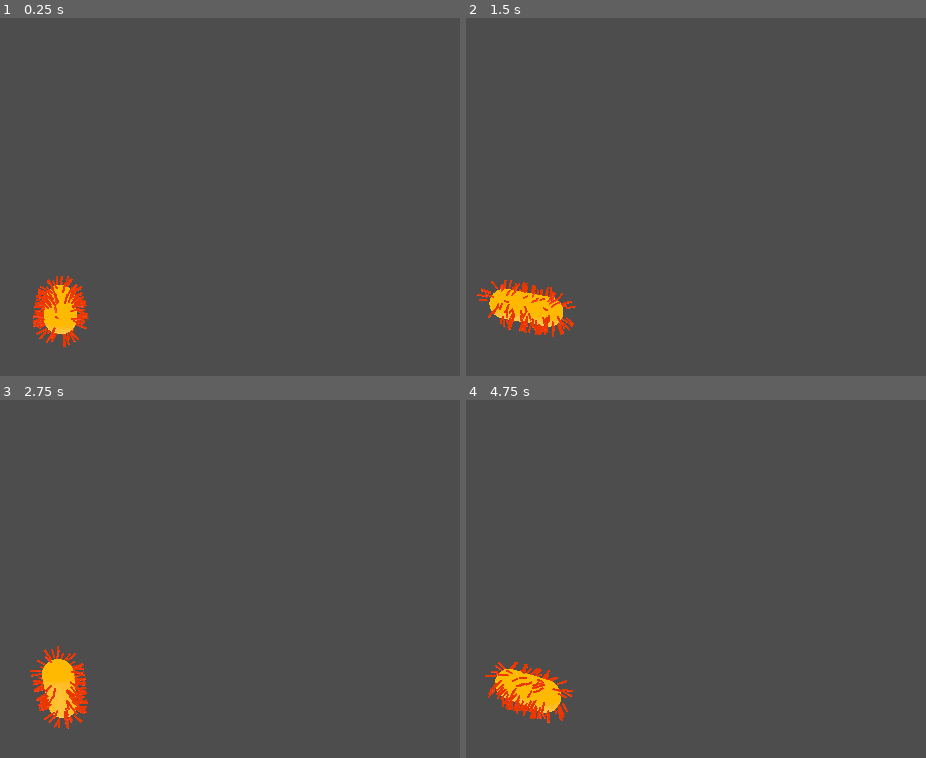
Above: before the commit, frames 1-4 (two rows, left to right).
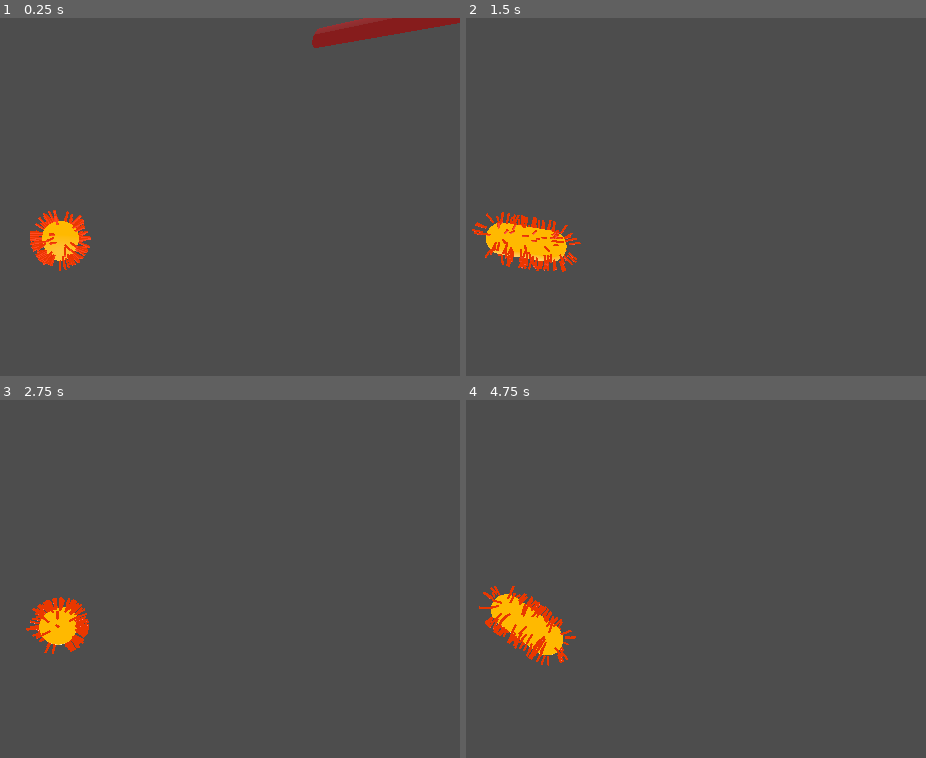
Above: after the commit, the same moments.

Repository: NR5P/bio-mission
Game: Godot game, scene res://main.tscn
Two runs of this game, one before a commit and one after it. Both use one fixed random seed, a clock stepped at 60 frames per second and the inputs below.
Inputs:
- Up to frame 1 (0.25 s): no input
- Up to frame 2 (1.5 s): hold D 0.53-1.28 s; hold U 0.53-1.28 s; tap Space at 0.77 s; tap O at 0.8, 1.35 s; hold Down from 1.28 s (still down)
- Up to frame 3 (2.75 s): tap Space at 1.52 s; tap U at 1.55 s; release Down at 2.03 s; hold D from 2.03 s (still down); hold U from 2.03 s (still down); tap O at 2.3 s
- Up to frame 4 (4.75 s): release D at 2.78 s; release U at 2.78 s; hold Up 2.78-3.53 s; tap O at 2.85, 3.8 s; tap Space at 3.02, 3.77, 4.52 s; tap U at 3.05, 4.55 s; hold Shift 3.53-4.28 s; hold A from 3.53 s (still down); tap J at 4.35 s

The runs differ from the first frame. In frame 1, 4.3% of the frame differs, in the area x 6-100%, y 0-92%; in frame 2, 3.9%; in frame 3, 2.9%; in frame 4, 3.8%.

Commit message:
allow camera to go up and down

Diff:
--- a/camera_rig.gd
+++ b/camera_rig.gd
@@ -3,32 +3,45 @@
 @export var distance: float = 8.0
 @export var min_distance: float = 4.0
 @export var max_distance: float = 14.0
-@export var height: float = 4.0
 
 @export var yaw_speed: float = 90.0
+@export var pitch_speed: float = 80.0
 @export var zoom_speed: float = 10.0
+
+@export var min_pitch_deg: float = -75.0
+@export var max_pitch_deg: float = 75.0
 
 @onready var cam: Camera3D = $Camera3D
 
 var yaw_deg: float = 0.0
+var pitch_deg: float = -10.0   # slight downward angle by default
 
 func _ready() -> void:
 	cam.make_current()
 
 func _process(delta: float) -> void:
-	# J/L orbit camera
+	# Yaw (orbit left/right)
 	if Input.is_key_pressed(KEY_J):
 		yaw_deg -= yaw_speed * delta
 	if Input.is_key_pressed(KEY_L):
 		yaw_deg += yaw_speed * delta
 
-	# I/K zoom camera
+	# Pitch (orbit up/down)
+	if Input.is_key_pressed(KEY_U):
+		pitch_deg += pitch_speed * delta
+	if Input.is_key_pressed(KEY_O):
+		pitch_deg -= pitch_speed * delta
+
+	pitch_deg = clamp(pitch_deg, min_pitch_deg, max_pitch_deg)
+
+	# Zoom
 	if Input.is_key_pressed(KEY_I):
 		distance -= zoom_speed * delta
 	if Input.is_key_pressed(KEY_K):
 		distance += zoom_speed * delta
 
 	distance = clamp(distance, min_distance, max_distance)
+
 	_update_camera_world()
 
 func _update_camera_world() -> void:
@@ -37,11 +50,16 @@
 		return
 
 	var target_pos := target.global_position
-	var focus_pos := target_pos + Vector3(0, height * 0.5, 0)
 
-	var yaw_rad := deg_to_rad(yaw_deg)
-	var offset := Vector3(sin(yaw_rad), 0.0, cos(yaw_rad)) * distance
-	offset.y = height
+	# Convert spherical coords to Cartesian
+	var yaw_rad: float = deg_to_rad(yaw_deg)
+	var pitch_rad: float = deg_to_rad(pitch_deg)
+
+	var x := cos(pitch_rad) * sin(yaw_rad)
+	var y := sin(pitch_rad)
+	var z := cos(pitch_rad) * cos(yaw_rad)
+
+	var offset := Vector3(x, y, z) * distance
 
 	cam.global_position = target_pos + offset
-	cam.look_at(focus_pos, Vector3.UP)
+	cam.look_at(target_pos, Vector3.UP)
